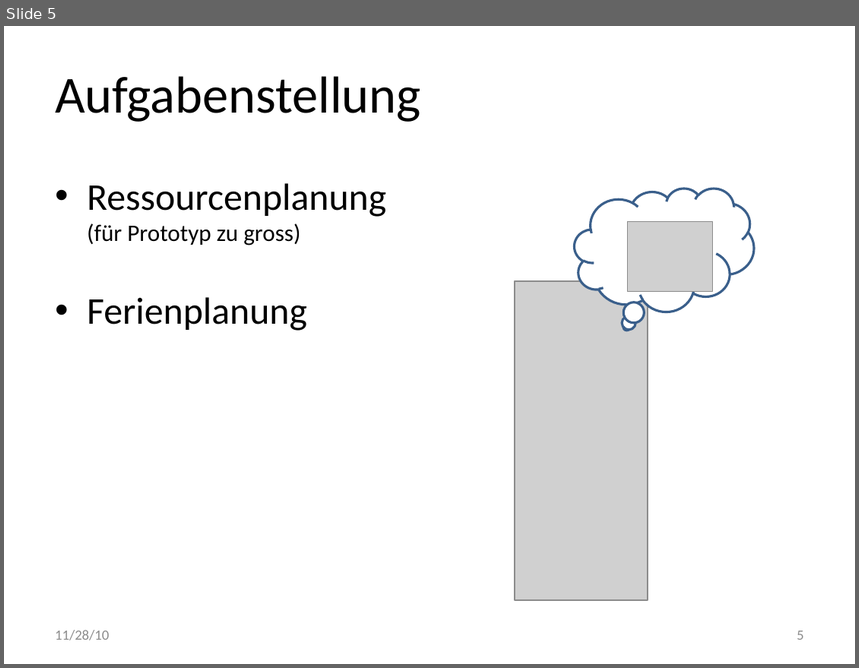
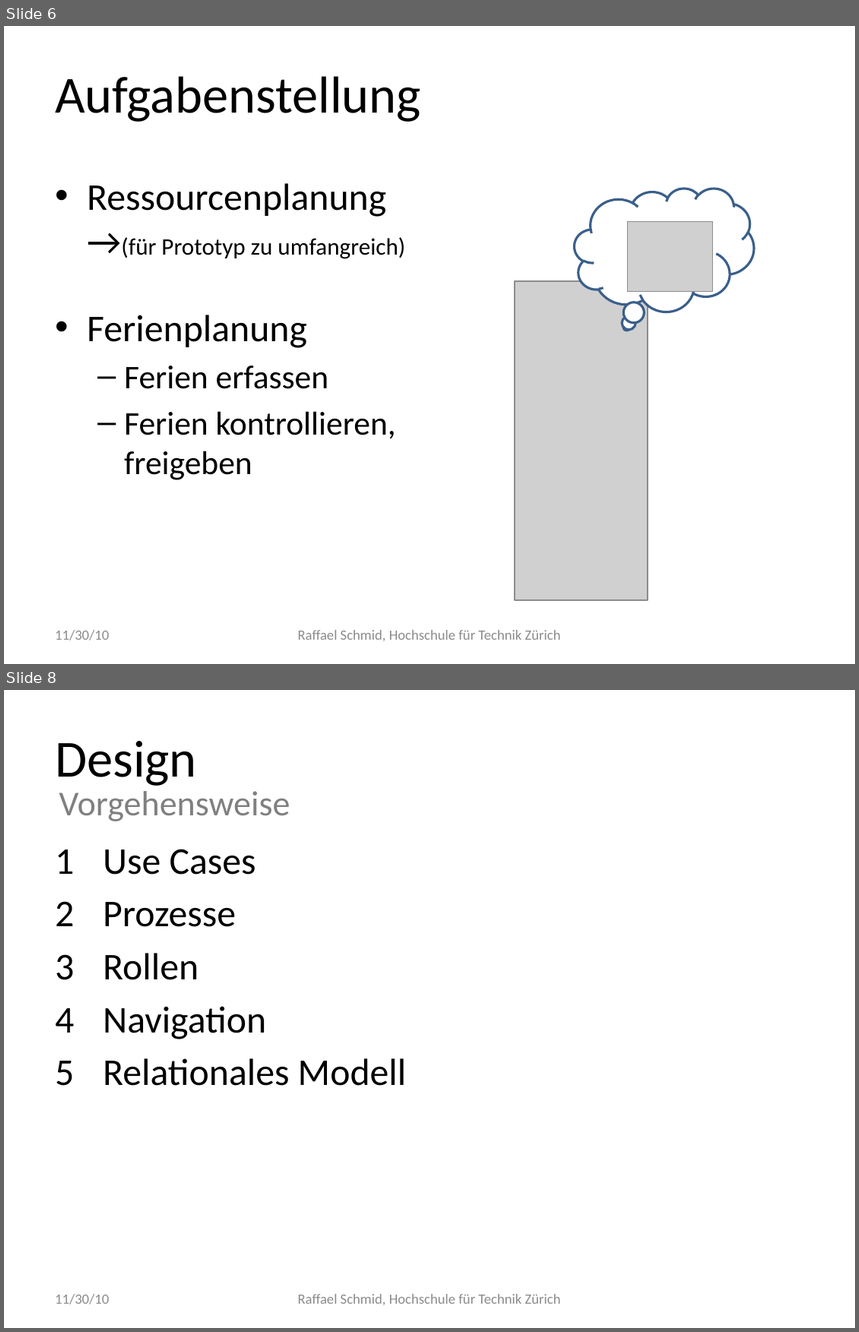
Before and after one commit to raffaelschmid/plannr, a slide deck: documentation/presentation.pptx. Shown one above the other, each under a label of ours: slide 5 before the commit, slides 6 and 8 after it; the slides between them are not shown. The pictures are 859x668 and 859x1332 pixels, drawn with LibreOffice and Linux fonts; fonts in the diff are those of the drawing; grey boxes stand for pictures. Boxes give left, top, right and bottom in pixels: in the first picture for what was removed or moved away, otherwise in the second. Text is boxed around its words. In the diff, an @@ line names an element or a change of style, - is before the commit and + after.

```diff
--- a/documentation/presentation.pptx
+++ b/documentation/presentation.pptx
@@ slide 8 added at [4, 690, 855, 1328], background #FFFFFF @@
@@ title added at [55, 741, 197, 786], 44 pt, text #000000 @@
+Design
@@ text added at [59, 791, 290, 821], 29.6 pt, text #808080 @@
+Vorgehensweise
@@ text added at [103, 849, 406, 1086], 32 pt, text #000000 @@
+1 Use Cases
+2 Prozesse
+3 Rollen
+4 Navigation
+5 Relationales Modell
@@ text added at [55, 1294, 109, 1305], 12 pt, text #8C8C8C @@
+11/30/10
@@ text added at [298, 1294, 561, 1306], 12 pt, text #8C8C8C @@
+Raffael Schmid, Hochschule für Technik Zürich
@@ what was slide 5 is now slide 6 @@
@@ slide 6 changed as well @@
@@ text at [87, 183, 405, 259]: text changed @@
-• Ressourcenplanung
-  (für Prototyp zu gross)
+• Ressourcenplanung
+  →(für Prototyp zu umfangreich)
@@ text at [124, 366, 396, 480]: paragraphs added @@
+  – Ferien erfassen
+  – Ferien kontrollieren, freigeben
@@ text at [55, 630, 109, 641]: text changed @@
-11/28/10
+11/30/10
@@ text added at [298, 630, 561, 642], 12 pt, text #8C8C8C @@
+Raffael Schmid, Hochschule für Technik Zürich
@@ page number removed at [797, 631, 804, 640] @@
-5
```
Also in this commit, not shown: 17 other slides changed, 11 other slides added, 5 slides removed, 8 other files.
